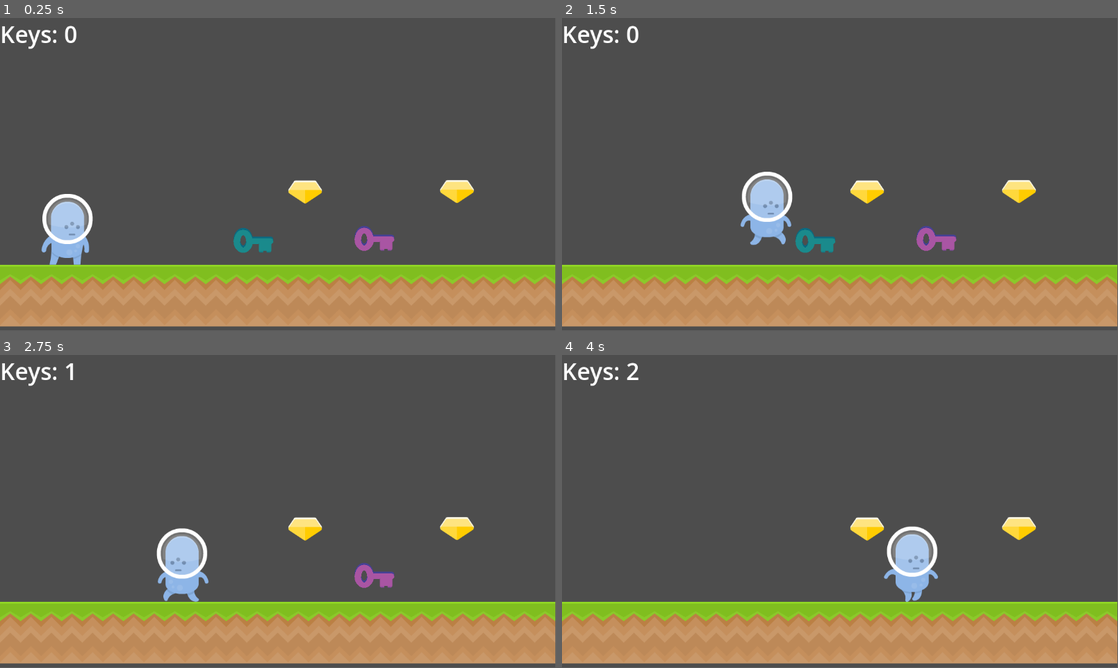
Above: before the commit, frames 1-4 (two rows, left to right).
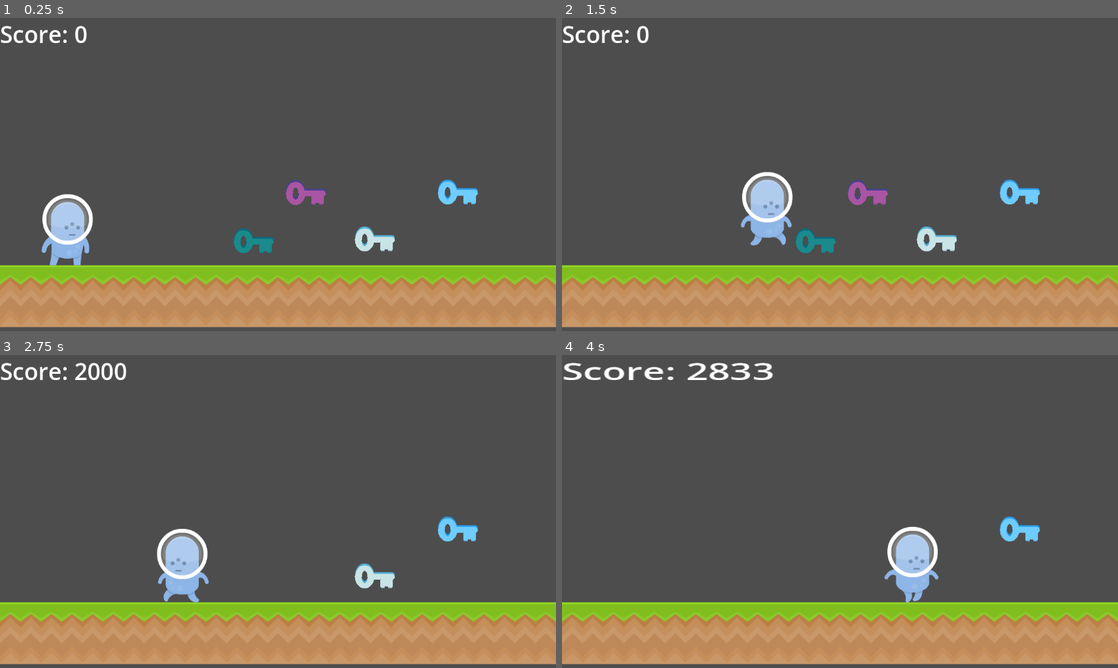
Above: after the commit, the same moments.

Repository: bsu-cs315/project2_demo
Game: Godot game, scene res://world/world.tscn
Same seed, same stepped clock (60 frames per second), same inputs: the game is played once before the commit and once after it. Sound files missing from this copy of the repository are replaced by a short silence.
Inputs:
- Up to frame 1 (0.25 s): no input
- Up to frame 2 (1.5 s): tap Enter at 0.5 s; hold D (move_right) from 0.53 s (still down); tap Space (jump) at 0.77 s
- Up to frame 3 (2.75 s): tap Space (jump) at 1.52 s; release D (move_right) at 2.03 s; hold A (move_left) from 2.03 s (still down)
- Up to frame 4 (4 s): release A (move_left) at 2.78 s; hold D (move_right) from 2.78 s (still down); tap Space (jump) at 3.02, 3.77 s
The window is 799x449 before the commit and 800x450 after it. Grey fills any space a smaller window leaves; there, only what the larger window draws over its background counts as a difference.

The runs differ from the first frame. In frame 1, 2.9% of the frame differs, in the area x 0-100%, y 2-99%; in frame 2, 3.0%; in frame 3, 2.9%; in frame 4, 2.9%.

Commit message:
Add pizzazz to the HUD with lerp

Diff:
--- a/project/alien/alien.gd
+++ b/project/alien/alien.gd
@@ -7,8 +7,7 @@
 # Get the gravity from the project settings to be synced with RigidBody nodes.
 var gravity = ProjectSettings.get_setting("physics/2d/default_gravity")
 
-## The number of keys the alien has collected
-var keys := 0
+var score := 0
 
 @onready var _animated_sprite := $AnimatedSprite2D
 
--- a/project/key/key.gd
+++ b/project/key/key.gd
@@ -8,7 +8,7 @@
 
 func _on_body_entered(body):
 	if body.is_in_group("aliens"):
-		body.keys += 1
+		body.score += 1000
 
 		var audio_stream_player := AudioStreamPlayer.new()
 		audio_stream_player.stream = load("res://key/pickup_sound.wav")
--- a/project/project.godot
+++ b/project/project.godot
@@ -14,6 +14,10 @@
 run/main_scene="res://world/world.tscn"
 config/features=PackedStringArray("4.1", "Forward Plus")
 config/icon="res://icon.svg"
+
+[display]
+
+window/stretch/mode="viewport"
 
 [input]
 
--- a/project/world/world.gd
+++ b/project/world/world.gd
@@ -2,11 +2,13 @@
 
 @export var object_types : Array[String] = [
 	"res://key/key.tscn",
-	"res://gem/gem.tscn"
+#	"res://gem/gem.tscn"
 ]
 
 @onready var _object_positions := $ObjectPositions
 @onready var _objects := $Objects
+
+var _displayed_score := 0.0
 
 func _ready():
 	_spawn_player()
@@ -23,8 +25,9 @@
 
 # Called every frame. 'delta' is the elapsed time since the previous frame.
 func _process(_delta):
-	$KeysLabel.text = "Keys: %d" % $Alien.keys
-
+	_displayed_score = lerpf(_displayed_score, float($Alien.score), 0.2)
+	$KeysLabel.text = "Score: %d" % ceil(_displayed_score)
+	$KeysLabel.scale.x = remap($Alien.score - _displayed_score, 0, 1000, 1.0, 5.0)
 
 func _spawn_player():
 	var player_character := preload("res://alien/alien.tscn").instantiate()
